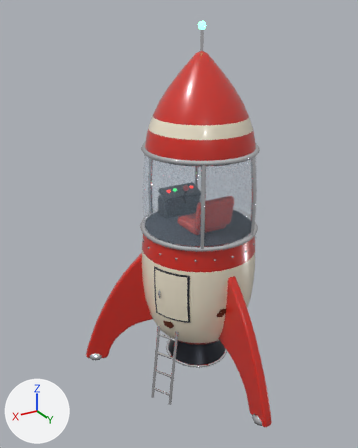
The glTF model assets/vehicles/rocket.glb: old version first, new version second.
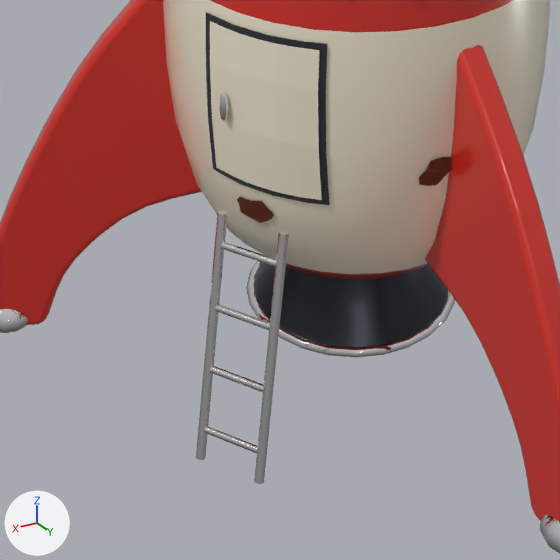
There are two pictures of each version: one whole from a 50 mm lens placed at (2.01, 3.05, 2.87), pointed at (0.24, 0.09, 1.39), one close up on the part from 26% to 72% of the width and 59% to 95% of the height. Every picture has the same lights, and +X, +Y and +Z are marked at lower left. The older version's two pictures come first. Vertices at exactly the same position are counted once.

The first close-up shows 'Body'.
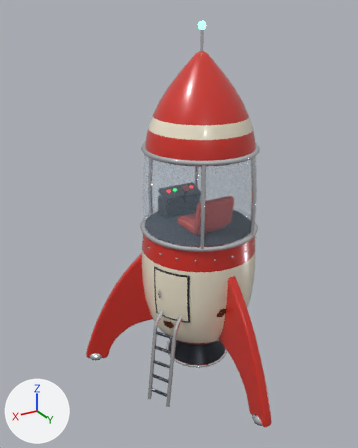
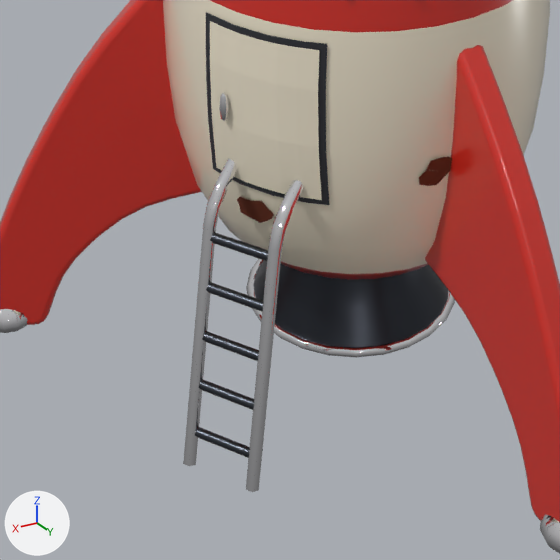
Patch to the scene script:
```diff
--- a/assets/vehicles/rocket.glb.py
+++ b/assets/vehicles/rocket.glb.py
@@ me_body @@
 # used by ob_body; location = (0.0, 0.0, 0.0)
-me_body.from_pydata(...)  # 3738 vertices, 6775 faces; spans x -0.86..0.86, y -0.52..0.99, z 0.0..2.81
+me_body.from_pydata(...)  # 3798 vertices, 6891 faces; spans x -0.86..0.86, y -0.52..0.99, z 0.0..2.81
+# me_body part 1: the loose piece of 12 vertices spanning x -0.01..0.01, y -0.21..-0.19, z 1.42..1.54 is copied, and the copy is multiplied about its middle by the matrix ((0.606, -1.05, 0.7), (0.35, -0.606, -1.212), (1.212, 0.7, 0.0)), then moved by (0.48, 0.48, -0.89), in mat_metal (dark grey #4a4e55); it spans x 0.43..0.53, y 0.2..0.36, z 0.58..0.6
+# me_body part 2: the loose piece of 12 vertices spanning x -0.01..0.01, y -0.21..-0.19, z 1.42..1.54 is copied, and the copy is multiplied about its middle by the matrix ((0.606, -1.05, 0.7), (0.35, -0.606, -1.212), (1.212, 0.7, 0.0)), then moved by (0.5, 0.49, -1.02), in mat_metal (dark grey #4a4e55); it spans x 0.45..0.55, y 0.21..0.37, z 0.45..0.47
+# me_body part 3: the loose piece of 12 vertices spanning x -0.01..0.01, y -0.21..-0.19, z 1.42..1.54 is copied, and the copy is multiplied about its middle by the matrix ((0.606, -1.05, 0.7), (0.35, -0.606, -1.212), (1.212, 0.7, 0.0)), then moved by (0.52, 0.5, -1.14), in mat_metal (dark grey #4a4e55); it spans x 0.46..0.57, y 0.22..0.38, z 0.33..0.35
+# me_body part 4: the loose piece of 12 vertices spanning x -0.01..0.01, y -0.21..-0.19, z 1.42..1.54 is copied, and the copy is multiplied about its middle by the matrix ((0.606, -1.05, 0.7), (0.35, -0.606, -1.212), (1.212, 0.7, 0.0)), then moved by (0.54, 0.51, -1.26), in mat_metal (dark grey #4a4e55); it spans x 0.48..0.59, y 0.23..0.39, z 0.21..0.23
+# me_body part 5: the loose piece of 12 vertices spanning x -0.01..0.01, y -0.21..-0.19, z 1.42..1.54 is copied, and the copy is multiplied about its middle by the matrix ((0.606, -1.05, 0.7), (0.35, -0.606, -1.212), (1.212, 0.7, 0.0)), then moved by (0.56, 0.52, -1.38), in mat_metal (dark grey #4a4e55); it spans x 0.5..0.61, y 0.24..0.4, z 0.09..0.11
+# me_body part 6
+# 45 vertices are removed from x 0.39..0.59, y 0.17..0.39, z 0.0..0.62
+# 96 faces are deleted
+# 15 vertices move from x 0.38..0.57, y 0.19..0.37, z 0.0..0.62 to x 0.34..0.63, y 0.13..0.42, z 0.02..0.73
+# 45 vertices are added at x 0.33..0.61, y 0.15..0.42, z 0.01..0.73
+# 112 new faces join them, mat_chrome (white #f2f2f5)
 me_body.materials.append(mat_paint)
```

Changed parts and their boxes (x1, y1, x2, y2) in the close-ups (560 x 560 px; the box of a moved part takes in the faces that stretch with it):
part 1 of me_body, added
    after: (210, 233, 268, 261)
part 2 of me_body, added
    after: (206, 282, 263, 311)
part 3 of me_body, added
    after: (202, 331, 259, 361)
part 4 of me_body, added
    after: (198, 380, 254, 410)
part 5 of me_body, added
    after: (195, 427, 249, 458)
part 6 of me_body, moved or reshaped
    before: (196, 210, 289, 484)
    after: (183, 158, 304, 492)
